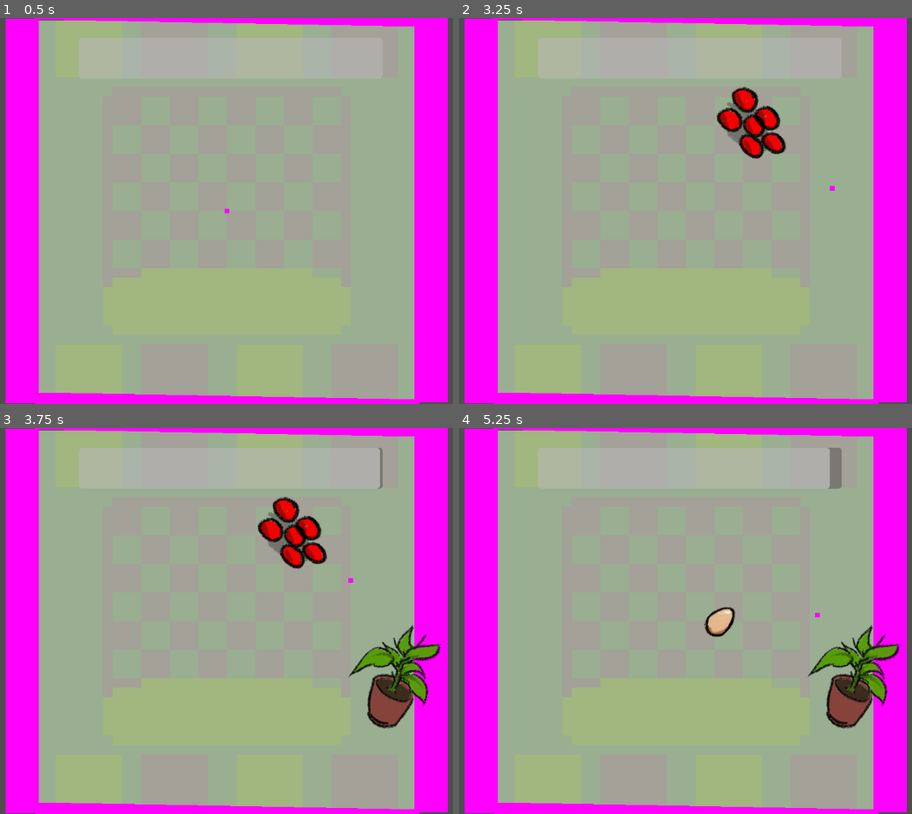
Above: before the commit, frames 1-4 (two rows, left to right).
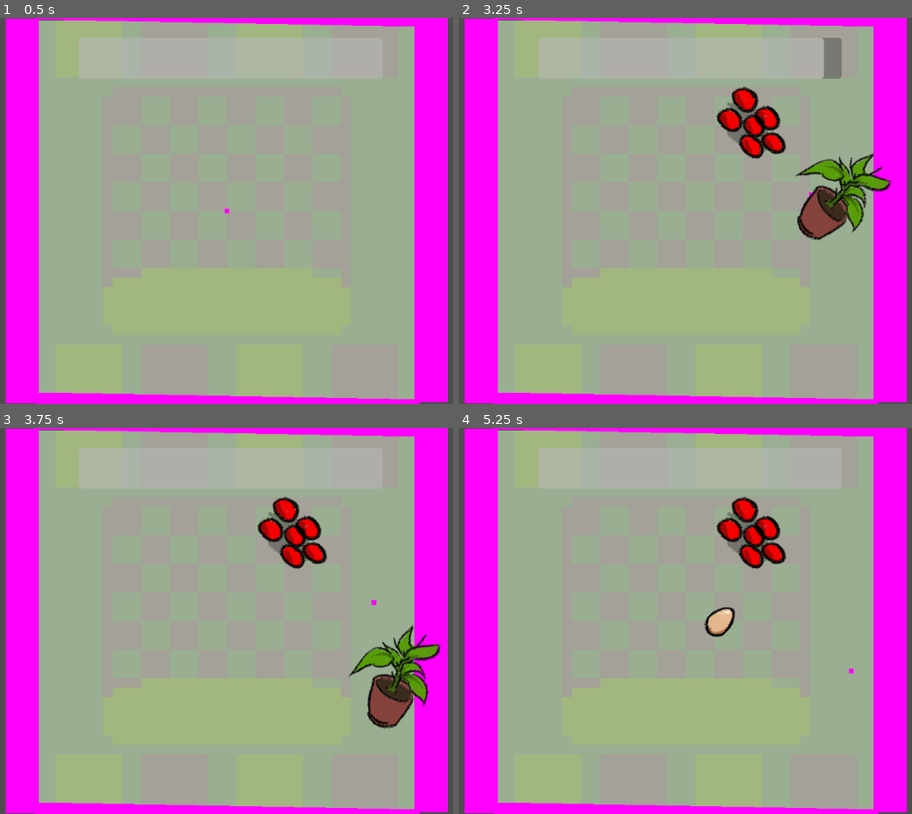
Above: after the commit, the same moments.

Repository: sixrobin/GMTK2024
Game: Godot game, scene res://game.tscn
Same seed, same stepped clock (60 frames per second), same inputs: the game is played once before the commit and once after it.
Inputs (mouse positions are in pixels of both pictures, inside the frame that each line leads up to):
- Up to frame 1 (0.5 s): no input
- Up to frame 2 (3.25 s): tap Enter at 0.5 s; move the mouse to (834, 191) at 0.52 s; hold Space (SpawnObject) 0.53-1.28 s; move the mouse to (549, 230) at 1.27 s; click (549, 230) at 1.35 s; click (549, 230) at 2 s; move the mouse to (753, 126) at 2.02 s; hold Space (SpawnObject) 2.03-2.78 s; click (753, 126) at 2.75 s; move the mouse to (653, 288) at 2.77 s; click (653, 288) at 2.85 s
- Up to frame 3 (3.75 s): move the mouse to (430, 678) at 3.52 s; hold Space (SpawnObject) from 3.53 s (still down)
- Up to frame 4 (5.25 s): move the mouse to (481, 563) at 4.27 s; release Space (SpawnObject) at 4.28 s; click (481, 563) at 4.35 s; click (481, 563) at 5 s; move the mouse to (721, 621) at 5.02 s; hold Space (SpawnObject) from 5.03 s (still down)

Frame 1 is identical in both runs. In frame 2, 3.0% of the frame differs, in the area x 74-96%, y 5-58%; in frame 3, less than 0.1%; in frame 4, 4.6%, in the area x 56-98%, y 5-78%.

Commit message:
Switch creature to rigidbody

Diff:
--- a/game.tscn
+++ b/game.tscn
@@ -21,7 +21,6 @@
 script = ExtResource("3_ixshh")
 
 [node name="Creature" parent="." instance=ExtResource("1_3mugn")]
-SMOOTH_SPEED = 100.0
 
 [node name="ObjectSpawner" type="Node2D" parent="."]
 script = ExtResource("4_g34v0")
--- a/prefabs/creature.tscn
+++ b/prefabs/creature.tscn
@@ -12,10 +12,12 @@
 [sub_resource type="CircleShape2D" id="CircleShape2D_o6dok"]
 radius = 4.0
 
-[node name="Creature" type="CharacterBody2D" node_paths=PackedStringArray("stun_timer", "nav_agent")]
-motion_mode = 1
+[node name="Creature" type="RigidBody2D" node_paths=PackedStringArray("stun_timer", "nav_agent")]
+gravity_scale = 0.0
+lock_rotation = true
+linear_damp = 10.0
 script = ExtResource("1_qoasn")
-SMOOTH_SPEED = 0.1
+SMOOTH_SPEED = 1000.0
 stun_timer = NodePath("Timer")
 growth_stages = Array[ExtResource("2_g73dj")]([ExtResource("3_dd8mf"), ExtResource("4_34unq"), ExtResource("5_0omj0"), ExtResource("6_0kc5i")])
 nav_agent = NodePath("NavigationAgent2D")
--- a/scripts/creature.gd
+++ b/scripts/creature.gd
@@ -1,4 +1,4 @@
-extends CharacterBody2D
+extends RigidBody2D
 class_name Creature
 
 signal hunger_modified(old_hunger, new_hunger)
@@ -116,6 +116,6 @@
 
 	var current_agent_position: Vector2 = global_position
 	var next_path_position: Vector2 = self.nav_agent.get_next_path_position()
-
-	velocity = current_agent_position.direction_to(next_path_position) * SMOOTH_SPEED * speed_boost
-	move_and_slide()
+	var force_direction: Vector2 = next_path_position - current_agent_position
+	force_direction = force_direction.normalized()
+	self.apply_impulse(force_direction * _delta * SMOOTH_SPEED * speed_boost)
Not shown: 1 places in game.tscn that only renumber resources
